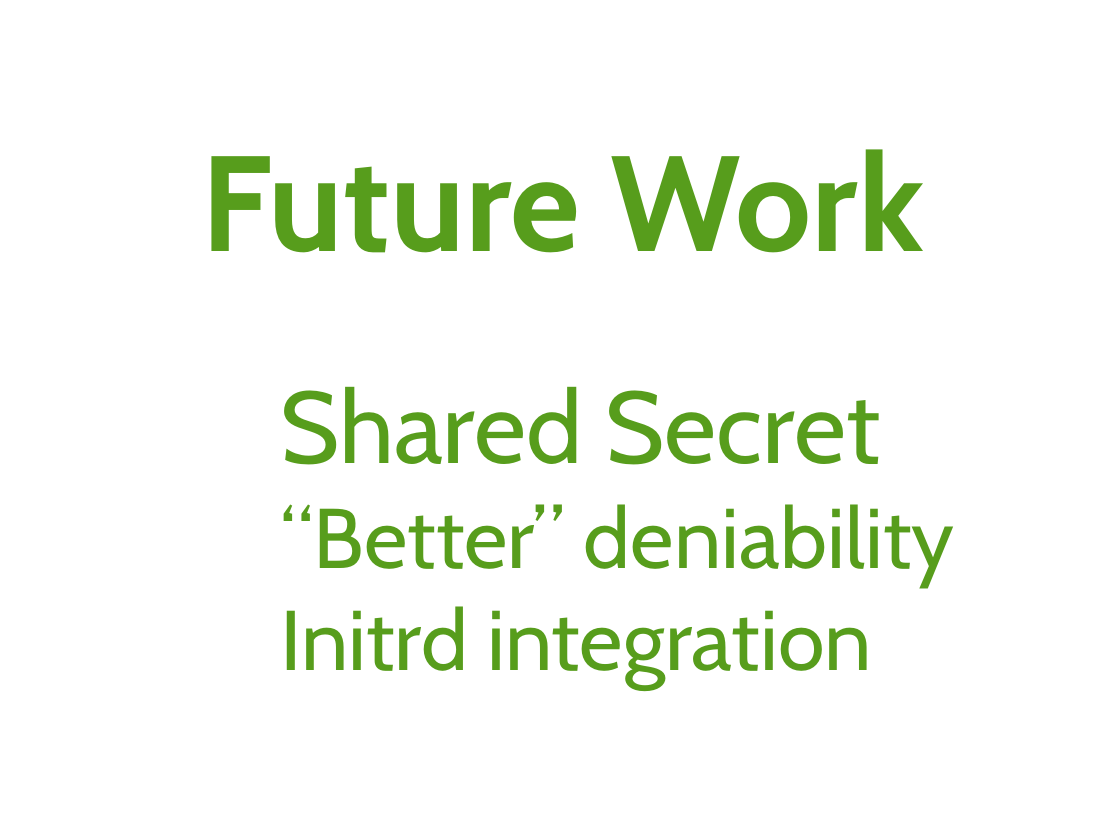
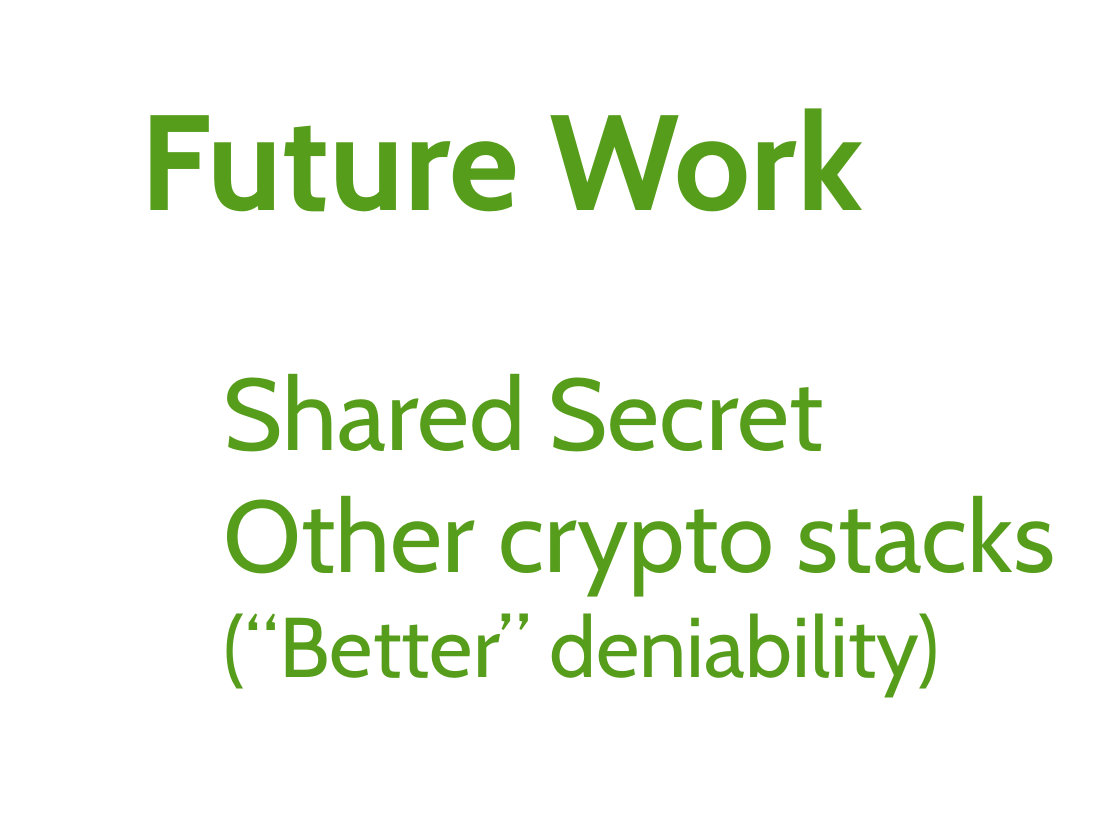
Before and after one commit to arver/arver, a slide deck: slide 17 of presentation/28c3.odp. Drawn at 1120x840 pixels with LibreOffice and Linux fonts; fonts in the diff are those of the drawing. Boxes give left, top, right and bottom in pixels: in the first picture for what was removed or moved away, otherwise in the second. Text is boxed around its words. In the diff, an @@ line names an element or a change of style, - is before the commit and + after.

```diff
--- a/presentation/28c3.odp
+++ b/presentation/28c3.odp
@@ title "Future Work": place and size @@
-title "Future Work" at box(202, 149, 923, 253)
+title "Future Work" at box(141, 108, 862, 212)
@@ title at box(224, 373, 1056, 696): text changed; size 60 to 72 pt @@
-Shared Secret
-“Better” deniability
-Initrd integration
+Shared Secret
+Other crypto stacks
+(“Better” deniability)
```
Also in this commit, not shown: 2 other slides changed, 1 other file.
